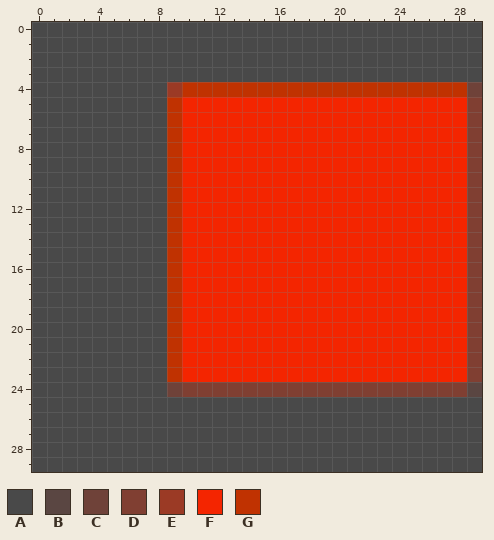
One commit to this pixel-art sprite: sprites/player_tail.png. The first picture shows the starting point.
The file is 30x30 pixels. Colours within 5 levels of each other are drawn and written as one.
Palette (. is transparent): A #494949  B #5a4642  C #6f4239  D #803f32  E #9b3a25  F #f42500  G #c03201
Pixels before, first column x 0:
 0 AAAAAAAAAAAAAAAAAAAAAAAAAAAAAA
 1 AAAAAAAAAAAAAAAAAAAAAAAAAAAAAA
 2 AAAAAAAAAAAAAAAAAAAAAAAAAAAAAA
 3 AAAAAAAAAAAAAAAAAAAAAAAAAAAAAA
 4 AAAAAAAAAEGGGGGGGGGGGGGGGGGGGC
 5 AAAAAAAAAGFFFFFFFFFFFFFFFFFFFD
 6 AAAAAAAAAGFFFFFFFFFFFFFFFFFFFD
 7 AAAAAAAAAGFFFFFFFFFFFFFFFFFFFD
 8 AAAAAAAAAGFFFFFFFFFFFFFFFFFFFD
 9 AAAAAAAAAGFFFFFFFFFFFFFFFFFFFD
10 AAAAAAAAAGFFFFFFFFFFFFFFFFFFFD
11 AAAAAAAAAGFFFFFFFFFFFFFFFFFFFD
12 AAAAAAAAAGFFFFFFFFFFFFFFFFFFFD
13 AAAAAAAAAGFFFFFFFFFFFFFFFFFFFD
14 AAAAAAAAAGFFFFFFFFFFFFFFFFFFFD
15 AAAAAAAAAGFFFFFFFFFFFFFFFFFFFD
16 AAAAAAAAAGFFFFFFFFFFFFFFFFFFFD
17 AAAAAAAAAGFFFFFFFFFFFFFFFFFFFD
18 AAAAAAAAAGFFFFFFFFFFFFFFFFFFFD
19 AAAAAAAAAGFFFFFFFFFFFFFFFFFFFD
20 AAAAAAAAAGFFFFFFFFFFFFFFFFFFFD
21 AAAAAAAAAGFFFFFFFFFFFFFFFFFFFD
22 AAAAAAAAAGFFFFFFFFFFFFFFFFFFFD
23 AAAAAAAAAGFFFFFFFFFFFFFFFFFFFD
24 AAAAAAAAACDDDDDDDDDDDDDDDDDDDB
25 AAAAAAAAAAAAAAAAAAAAAAAAAAAAAA
26 AAAAAAAAAAAAAAAAAAAAAAAAAAAAAA
27 AAAAAAAAAAAAAAAAAAAAAAAAAAAAAA
28 AAAAAAAAAAAAAAAAAAAAAAAAAAAAAA
29 AAAAAAAAAAAAAAAAAAAAAAAAAAAAAA
Now the later version:
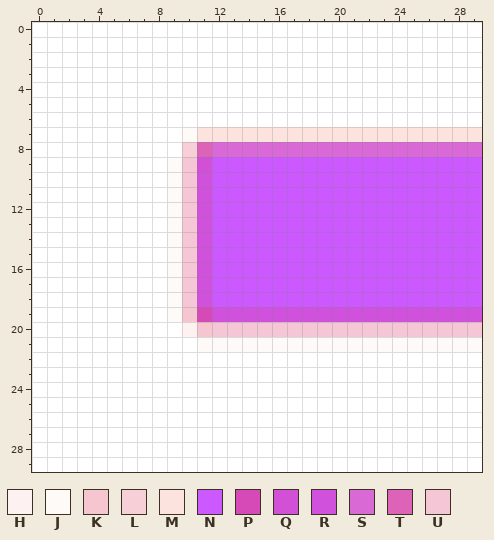
Colours new in this view: H #fdf1f2  J #fefaf8  K #f5c6d0  L #f7cfd6  M #fce3de  N #cc58ff  P #d64ab7  Q #d150d5  R #d051dc  S #d869d5  T #dc63b7  U #f5c7d6
The exact change:
{"colour":"A","old":"#494949","new":"#ffffff"}
{"y":4,"x":9,"old":"EGGGGGGGGGGGGGGGGGGGC","new":"AAAAAAAAAAAAAAAAAAAAA"}
{"y":5,"x":9,"old":"GFFFFFFFFFFFFFFFFFFFD","new":"AAAAAAAAAAAAAAAAAAAAA"}
{"y":6,"x":9,"old":"GFFFFFFFFFFFFFFFFFFFD","new":"AAAAAAAAAAAAAAAAAAAAA"}
{"y":7,"x":9,"old":"GFFFFFFFFFFFFFFFFFFFD","new":"AJMMMMMMMMMMMMMMMMMMM"}
{"y":8,"x":9,"old":"GFFFFFFFFFFFFFFFFFFFD","new":"ALTSSSSSSSSSSSSSSSSSS"}
{"y":9,"x":9,"old":"GFFFFFFFFFFFFFFFFFFFD","new":"JUQNNNNNNNNNNNNNNNNNN"}
{"y":10,"x":9,"old":"GFFFFFFFFFFFFFFFFFFFD","new":"JURNNNNNNNNNNNNNNNNNN"}
{"y":11,"x":9,"old":"GFFFFFFFFFFFFFFFFFFFD","new":"JURNNNNNNNNNNNNNNNNNN"}
{"y":12,"x":9,"old":"GFFFFFFFFFFFFFFFFFFFD","new":"JURNNNNNNNNNNNNNNNNNN"}
{"y":13,"x":9,"old":"GFFFFFFFFFFFFFFFFFFFD","new":"JURNNNNNNNNNNNNNNNNNN"}
{"y":14,"x":9,"old":"GFFFFFFFFFFFFFFFFFFFD","new":"JURNNNNNNNNNNNNNNNNNN"}
{"y":15,"x":9,"old":"GFFFFFFFFFFFFFFFFFFFD","new":"JURNNNNNNNNNNNNNNNNNN"}
{"y":16,"x":9,"old":"GFFFFFFFFFFFFFFFFFFFD","new":"JURNNNNNNNNNNNNNNNNNN"}
{"y":17,"x":9,"old":"GFFFFFFFFFFFFFFFFFFFD","new":"JURNNNNNNNNNNNNNNNNNN"}
{"y":18,"x":9,"old":"GFFFFFFFFFFFFFFFFFFFD","new":"JURNNNNNNNNNNNNNNNNNN"}
{"y":19,"x":9,"old":"GFFFFFFFFFFFFFFFFFFFD","new":"JKPRRRRRRRRRRRRRRRRRR"}
{"y":20,"x":9,"old":"GFFFFFFFFFFFFFFFFFFFD","new":"AHKUUUUUUUUUUUUUUUUUU"}
{"y":21,"x":9,"old":"GFFFFFFFFFFFFFFFFFFFD","new":"AAJJJJJJJJJJJJJJJJJJJ"}
{"y":22,"x":9,"old":"GFFFFFFFFFFFFFFFFFFFD","new":"AAAAAAAAAAAAAAAAAAAAA"}
{"y":23,"x":9,"old":"GFFFFFFFFFFFFFFFFFFFD","new":"AAAAAAAAAAAAAAAAAAAAA"}
{"y":24,"x":9,"old":"CDDDDDDDDDDDDDDDDDDDB","new":"AAAAAAAAAAAAAAAAAAAAA"}
